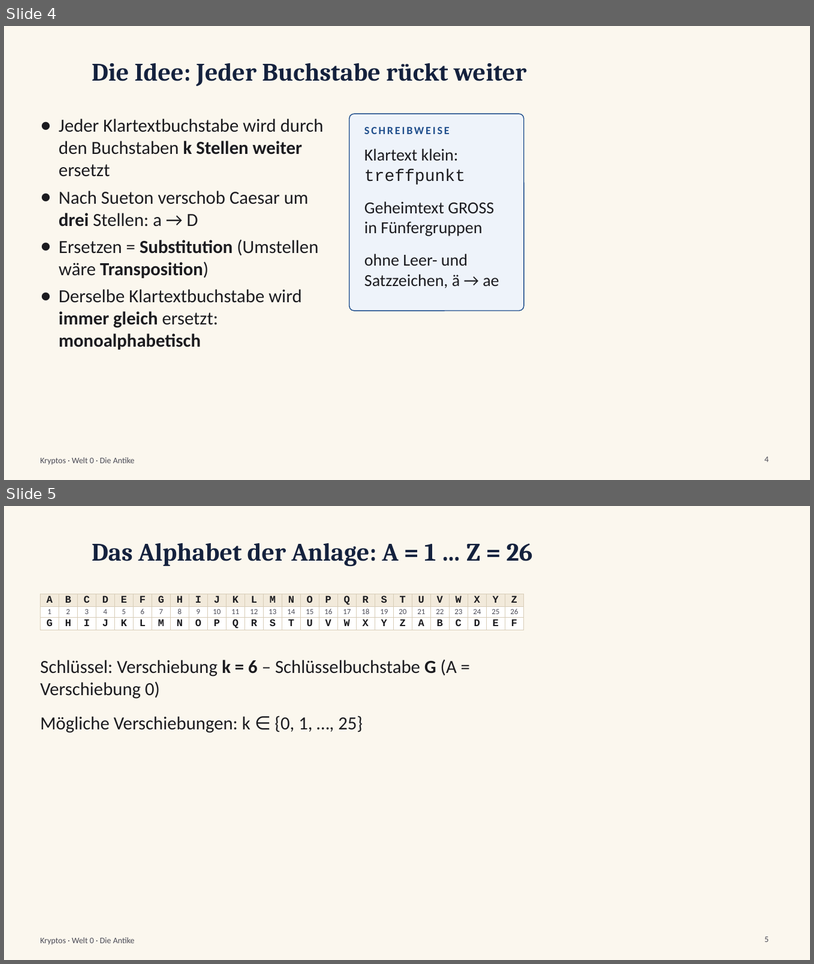
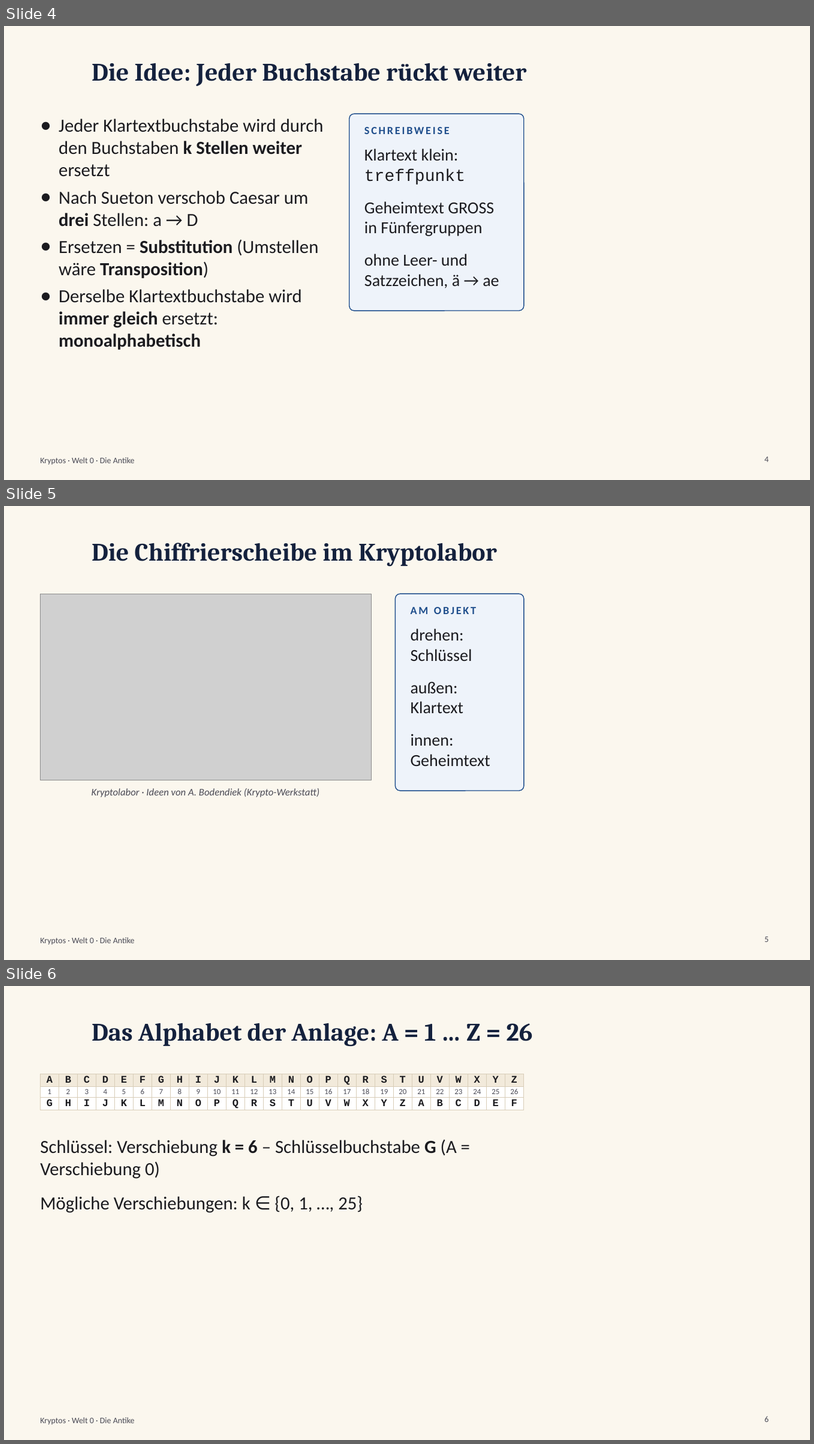
Before and after one commit to frankjuchim/kryptos, a slide deck: materialien/Videos/01_Caesar_und_Modulo/KR_Video_01_Caesar_und_Modulo_Folien.pptx. Shown one above the other, each under a label of ours: slides 4 and 5 before the commit, slides 4, 5 and 6 after it. The pictures are 814x964 and 814x1444 pixels, drawn with LibreOffice and Linux fonts; fonts in the diff are those of the drawing; grey boxes stand for pictures; background and template pictures are left out. Boxes give left, top, right and bottom in pixels: in the first picture for what was removed or moved away, otherwise in the second. Text is boxed around its words. In the diff, an @@ line names an element or a change of style, - is before the commit and + after.

```diff
--- a/materialien/Videos/01_Caesar_und_Modulo/KR_Video_01_Caesar_und_Modulo_Folien.pptx
+++ b/materialien/Videos/01_Caesar_und_Modulo/KR_Video_01_Caesar_und_Modulo_Folien.pptx
@@ slide 5 added at box(4, 506, 810, 960), background #FBF7EE; not listed: 1 template element that a slide beside it also shows @@
@@ title added at box(92, 543, 497, 567), 30 pt, text #14213D, bold @@
+Die Chiffrierscheibe im Kryptolabor
@@ picture added at box(40, 594, 371, 780) @@
@@ rounded rectangle added at box(395, 594, 524, 790), fill #EEF3FA, outline #1F4E8C 1 pt @@
@@ text added at box(411, 607, 476, 614), 13 pt, text #1F4E8C, bold @@
+AM OBJEKT
@@ text added at box(411, 628, 473, 661), 20 pt, text #1B1B1F @@
+drehen: Schlüssel
@@ text added at box(411, 681, 464, 713), 20 pt, text #1B1B1F @@
+außen: Klartext
@@ text added at box(411, 733, 491, 766), 20 pt, text #1B1B1F @@
+innen: Geheimtext
@@ text added at box(92, 788, 320, 797), 12 pt, text #4A4A55, italic @@
+Kryptolabor · Ideen von A. Bodendiek (Krypto-Werkstatt)
@@ page number added at box(765, 936, 769, 942), 10 pt, text #4A4A55 @@
+5
@@ what was slide 5 is now slide 6 @@
@@ page number at box(765, 1416, 769, 1422): text changed @@
-5
+6
```
Also in this commit, not shown: 23 other files.
